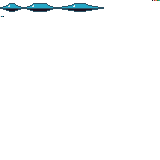
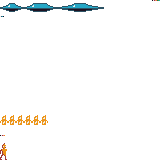
Two versions of the same layered image (160x160). Layer-by-layer changes:
painted on "Lag" over [0, 115, 48, 160]
